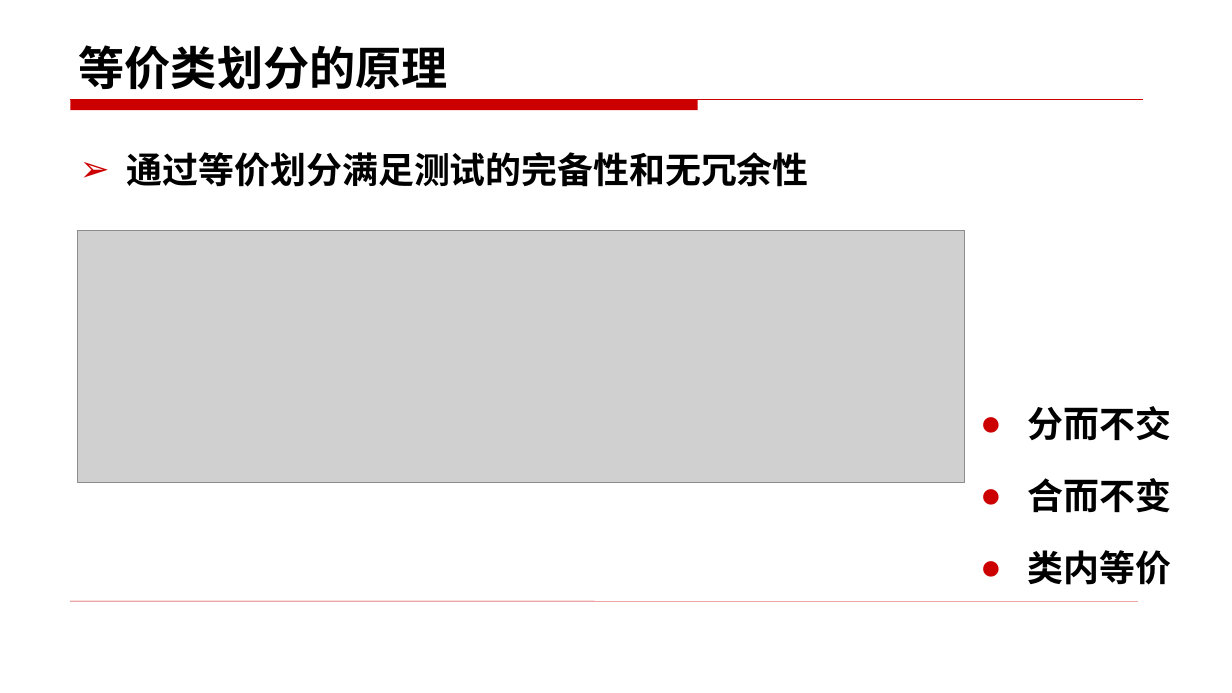
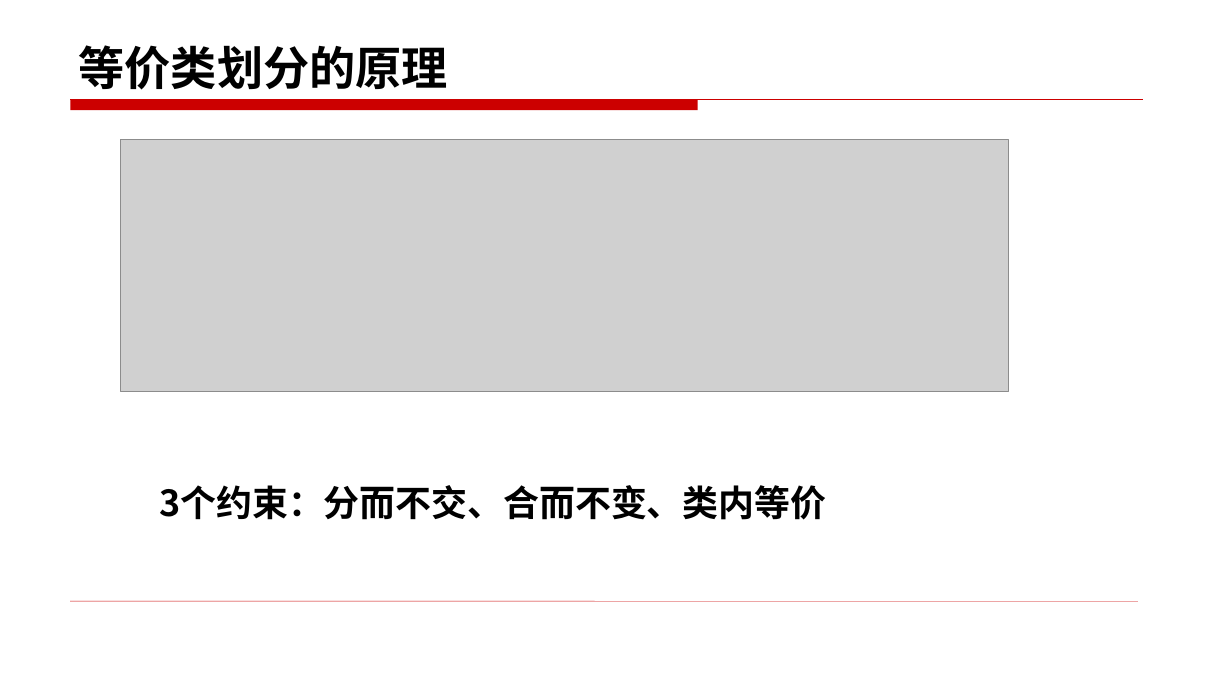
Before and after one commit to changlingling123/Base-of-Testing-2018, a slide deck: slide 11 of 第二部分 软件测试技术/3.1黑盒测试技术——等价类（书上3.3）.pptx (slide 8 before the commit). Drawn at 1232x693 pixels with LibreOffice and Linux fonts; fonts in the diff are those of the drawing; grey boxes stand for pictures. Boxes give left, top, right and bottom in pixels: in the first picture for what was removed or moved away, otherwise in the second. Text is boxed around its words. In the diff, an @@ line names an element or a change of style, - is before the commit and + after.

```diff
--- a/第二部分 软件测试技术/3.1黑盒测试技术——等价类（书上3.3）.pptx
+++ b/第二部分 软件测试技术/3.1黑盒测试技术——等价类（书上3.3）.pptx
@@ picture moved from (x1=78, y1=230, x2=965, y2=482) to (x1=121, y1=140, x2=1008, y2=392) @@
@@ text removed at (x1=127, y1=152, x2=809, y2=187) @@
-➢ 通过等价划分满足测试的完备性和无冗余性
@@ text at (x1=159, y1=485, x2=826, y2=520): text changed @@
-● 分而不交
-● 合而不变
-● 类内等价
+3个约束：分而不交、合而不变、类内等价
```
Also in this commit, not shown: 27 other slides changed, 9 slides added, 18 slides removed.
